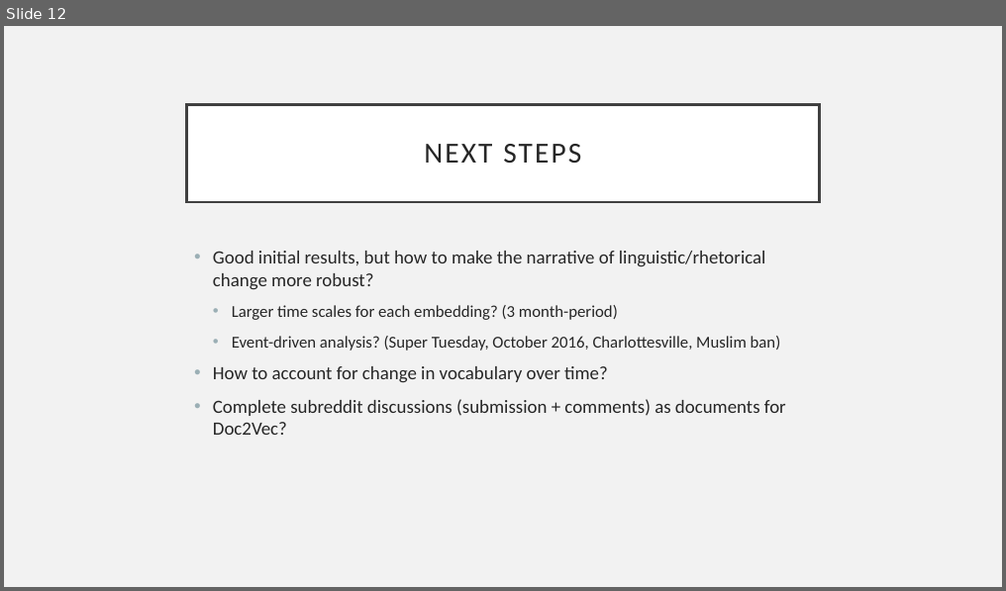
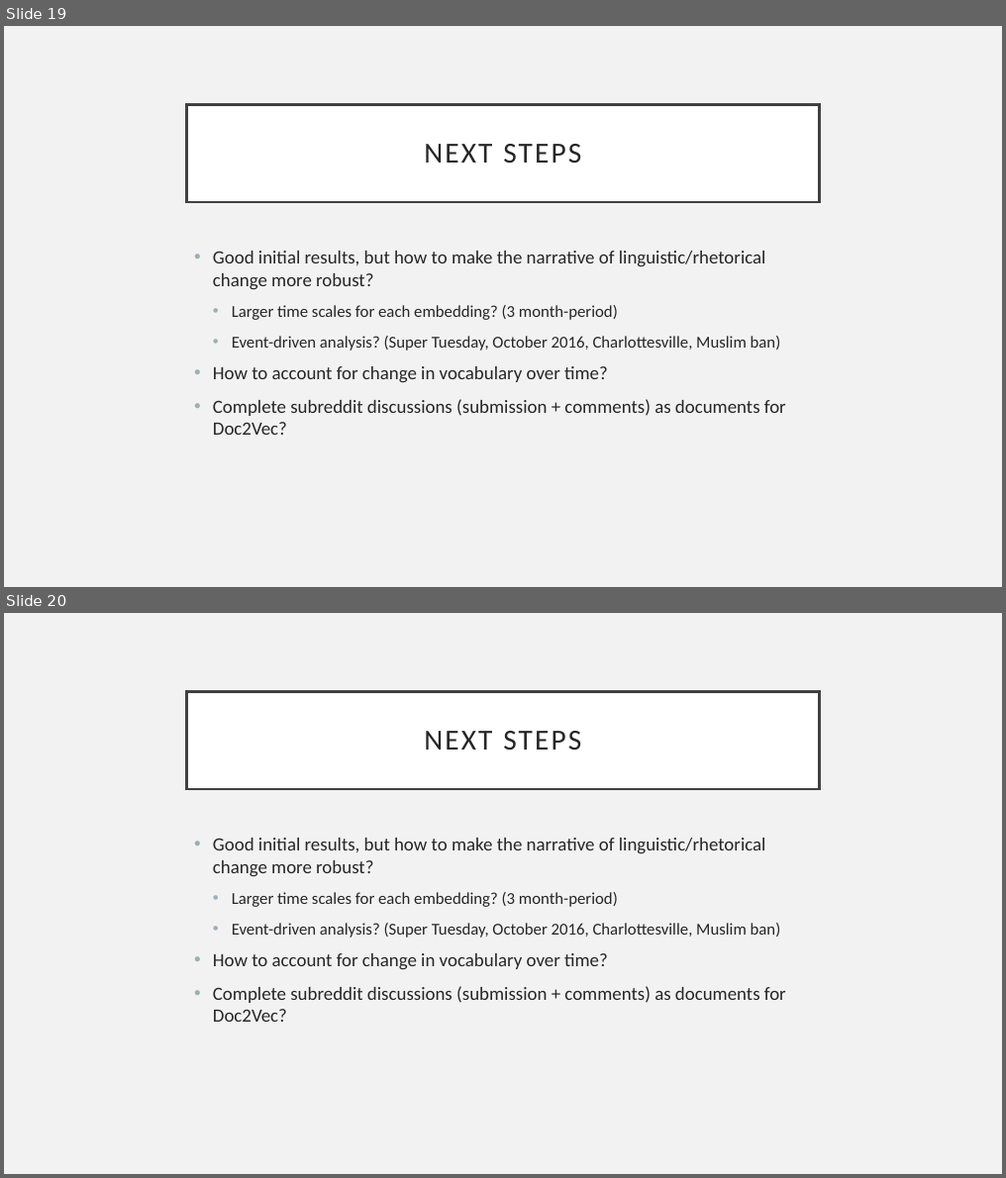
Before and after one commit to adarshmathew/Content-Analysis-2020, a slide deck: code_presentation/embeddings.pptx. Shown one above the other, each under a label of ours: slide 12 before the commit, slides 19 and 20 after it. The pictures are 1006x591 and 1006x1178 pixels, drawn with LibreOffice and Linux fonts; fonts in the diff are those of the drawing. Boxes give left, top, right and bottom in pixels: in the first picture for what was removed or moved away, otherwise in the second. Text is boxed around its words. In the diff, an @@ line names an element or a change of style, - is before the commit and + after.

Commit message:
HW7 Submission

```diff
--- a/code_presentation/embeddings.pptx
+++ b/code_presentation/embeddings.pptx
@@ slide 20 added at bbox=[4, 613, 1002, 1174], background #F2F2F2 @@
@@ title added at bbox=[187, 691, 819, 789], fill #FFFFFF, outline #404040 2.5 pt, 28 pt, text #262626 @@
+NEXT STEPS
@@ text added at bbox=[213, 838, 786, 1022], 18 pt, text #262626 @@
+• Good initial results, but how to make the narrative of linguistic/rhetorical change more robust?
+  • Larger time scales for each embedding? (3 month-period)
+  • Event-driven analysis? (Super Tuesday, October 2016, Charlottesville, Muslim ban)
+• How to account for change in vocabulary over time?
+• Complete subreddit discussions (submission + comments) as documents for Doc2Vec?
@@ what was slide 12 is now slide 19 @@
```
Also in this commit, not shown: 3 slides changed, 8 other slides added, 1 slide removed, 2 other files.
